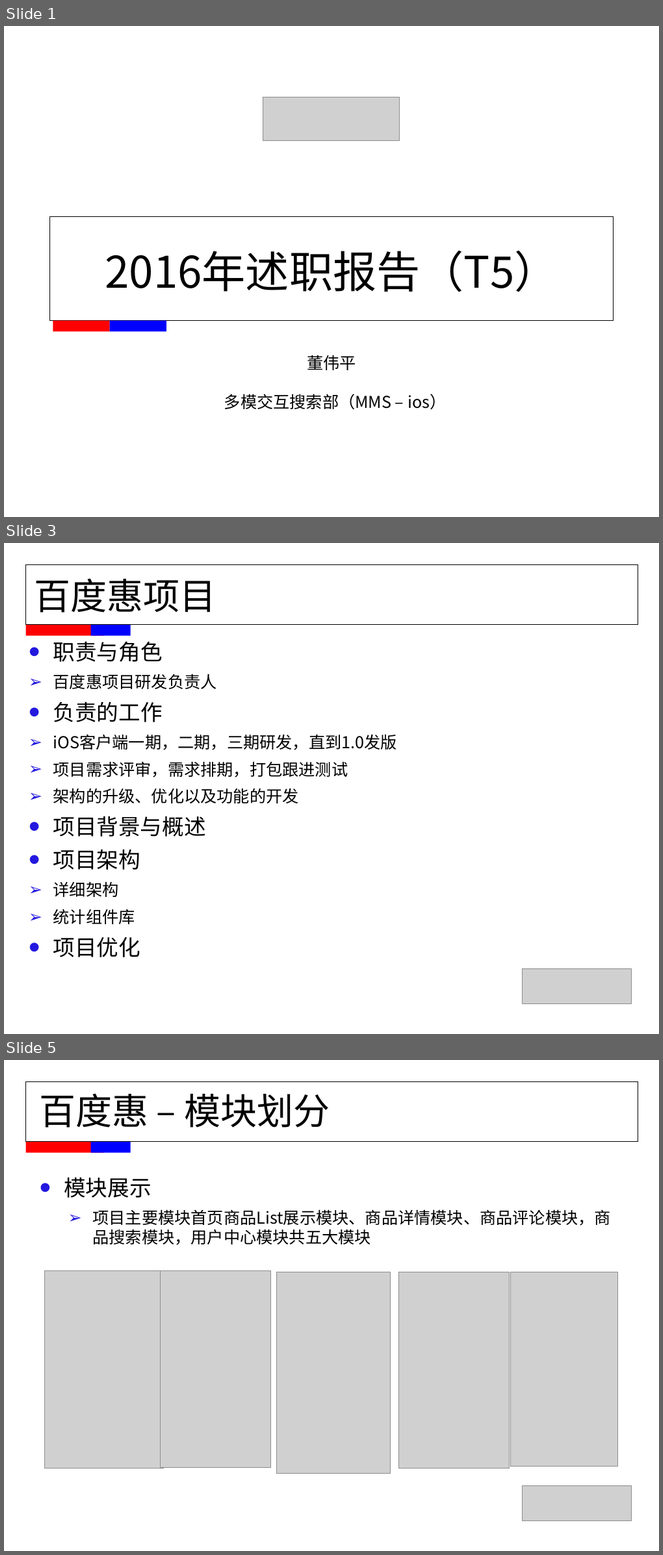
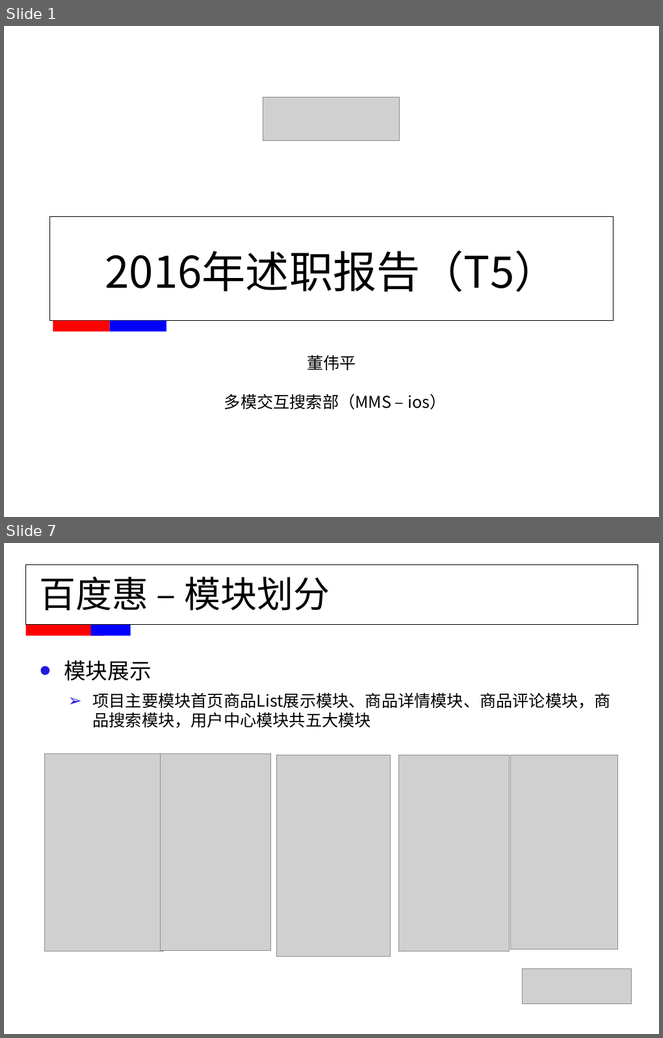
Before and after one commit to FridayAndHoliday/ElenaCodeManager, a slide deck: document/MMS职称评定-董伟平.ppt. Shown one above the other, each under a label of ours: slides 1, 3 and 5 before the commit, slides 1 and 7 after it; the slides between them are not shown. The pictures are 663x1555 and 663x1038 pixels, drawn with LibreOffice and Linux fonts; fonts in the diff are those of the drawing; grey boxes stand for pictures. Boxes give left, top, right and bottom in pixels: in the first picture for what was removed or moved away, otherwise in the second. Text is boxed around its words. In the diff, an @@ line names an element or a change of style, - is before the commit and + after.

```diff
--- a/document/MMS职称评定-董伟平.ppt
+++ b/document/MMS职称评定-董伟平.ppt
@@ slide 3 removed at bbox=[4, 543, 659, 1034], background #FFFFFF @@
@@ rectangle removed at bbox=[25, 564, 638, 625] @@
@@ title removed at bbox=[35, 578, 217, 613] @@
-百度惠项目
@@ rectangle removed at bbox=[25, 625, 103, 636] @@
@@ rectangle removed at bbox=[91, 625, 131, 636] @@
@@ text removed at bbox=[53, 641, 397, 958] @@
-  • 职责与角色
-  ➢ 百度惠项目研发负责人
-  • 负责的工作
-  ➢ iOS客户端一期，二期，三期研发，直到1.0发版
-  ➢ 项目需求评审，需求排期，打包跟进测试
-  ➢ 架构的升级、优化以及功能的开发
-• 项目背景与概述
-• 项目架构
-  ➢ 详细架构
-  ➢ 统计组件库
-• 项目优化
@@ picture removed at bbox=[523, 969, 633, 1005] @@
@@ what was slide 5 is now slide 7 @@
```
Also in this commit, not shown: 4 slides changed, 2 slides added, 1 other slide removed.
